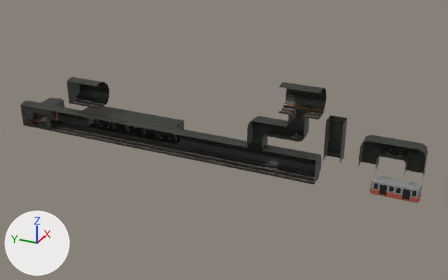
An edit to the Blender file Assets/Blender/Tunnel.blend, drawn before and after from the same camera.
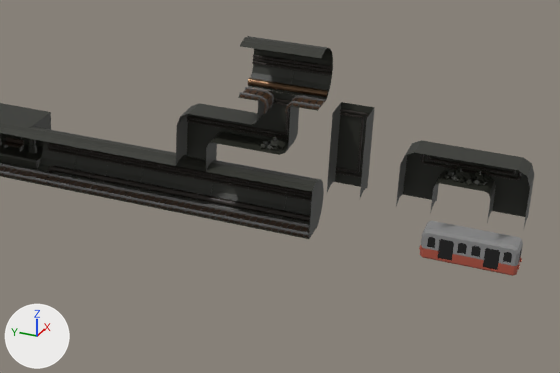
Old and new are each drawn whole from a camera (50 mm lens) standing at (-143.8, -83.9, 87.8) and looking at (19.9, -10.2, 5.9) and again close up on the part from 35% to 98% of the width and 23% to 90% of the height. Arrows for +X, +Y and +Z are at lower left; the lights stay in place.

In view in the first close-up: 'Connection 1', 'Connection 2', 'Connection 3', 'Metro', 'Station 1 end', 'Tube 1 dead end', 'Tube 1 middle', 'Tube 1 middle pit down', 'Tube 1 middle pit up', 'Tube 1 start'.
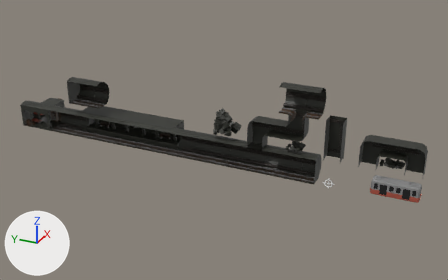
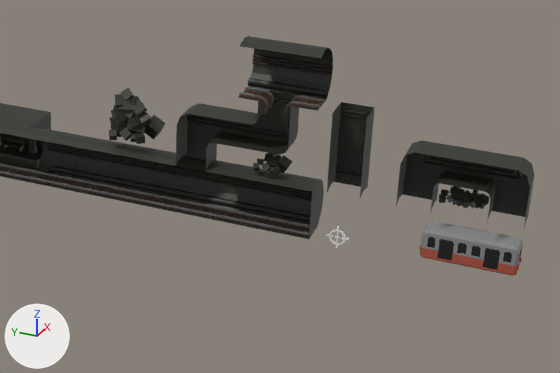
Diff of the bpy script that builds the scene:
```diff
--- a/Assets/Blender/Tunnel.blend.py
+++ b/Assets/Blender/Tunnel.blend.py
@@ me_cylinder_056 @@
 # used by ob_tube_1_middle_pit_down; location = (16.2, -24.0, 3.9); scale = (4.5, 4.5, 6.0)
-me_cylinder_056.from_pydata(...)  # 643 vertices, 474 faces; spans x -0.5..1.0, y -4.0..-1.33, z 2.42..4.19
+me_cylinder_056.from_pydata(...)  # 643 vertices, 479 faces; spans x -0.5..1.0, y -4.0..-1.33, z 2.42..4.19
+# me_cylinder_056 part 1: 96 faces spanning x 0.47..0.71, y -4.0..-1.33, z 2.81..3.0 switch from mat_metal_tube (brown #7e6249) to mat_red_tube_dark (black #28211c)
 me_cylinder_056.materials.append(mat_tunnel)
@@ me_circle @@
+me_circle.from_pydata(...)  # 344 vertices, 342 faces; spans x -1.73..1.73, y -1.73..1.73, z 0.0..0.2
@@ me_cylinder_032 @@
+me_cylinder_032.from_pydata(...)  # 144 vertices, 108 faces; spans x -0.34..0.45, y -0.77..0.74, z -0.39..0.11
+me_cylinder_032.materials.append(mat_tunnel)  # black #2d2e27
@@ me_cylinder_013 @@
+me_cylinder_013.from_pydata(...)  # 72 vertices, 54 faces; spans x -0.477..0.434, y -3.101..-1.864, z 1.394..1.989
+me_cylinder_013.materials.append(mat_tunnel)  # black #2d2e27
@@ me_cylinder_026 @@
+me_cylinder_026.from_pydata(...)  # 176 vertices, 132 faces; spans x -0.248..0.69, y -0.453..0.402, z -0.632..0.2
+me_cylinder_026.materials.append(mat_tunnel)  # black #2d2e27
@@ ob_target @@
+ob_target = bpy.data.objects.new('Target', me_circle)
+ob_target.location = (15.8, -45.8, 0.2)
+ob_target.rotation_euler = (1.571, 1.486, 1.571)  # degrees (90, 85, 90)
@@ ob_stones_2 @@
+ob_stones_2 = bpy.data.objects.new('Stones 2', me_cylinder_032)
+ob_stones_2.location = (16.3, -63.1, 11.3)
+ob_stones_2.scale = (4.5, 4.5, 6.0)
@@ ob_stones_1 @@
+ob_stones_1 = bpy.data.objects.new('Stones 1', me_cylinder_013)
+ob_stones_1.location = (16.2, -24.0, 0.4)
+ob_stones_1.scale = (4.5, 4.5, 6.0)
@@ ob_stones @@
+ob_stones = bpy.data.objects.new('Stones', me_cylinder_026)
+ob_stones.location = (17.1, -11.2, 15.2)
+ob_stones.rotation_euler = (0.295, 0.717, -3.359)  # degrees (17, 41, -192)
+ob_stones.scale = (8.5, 8.5, 11.3)
```

Where the change shows, as pixel boxes (x1, y1, x2, y2) in the close-ups (560 x 373 px):
'Stones', added (black)
    after: (109, 88, 165, 144)
'Stones 2', added (black)
    after: (439, 186, 489, 209)
'Stones 1', added (black)
    after: (253, 153, 293, 175)
'Target', added
    after: (326, 226, 349, 248)
part 1 of me_cylinder_056, recoloured (brown to black)
    both: (248, 78, 328, 97)
